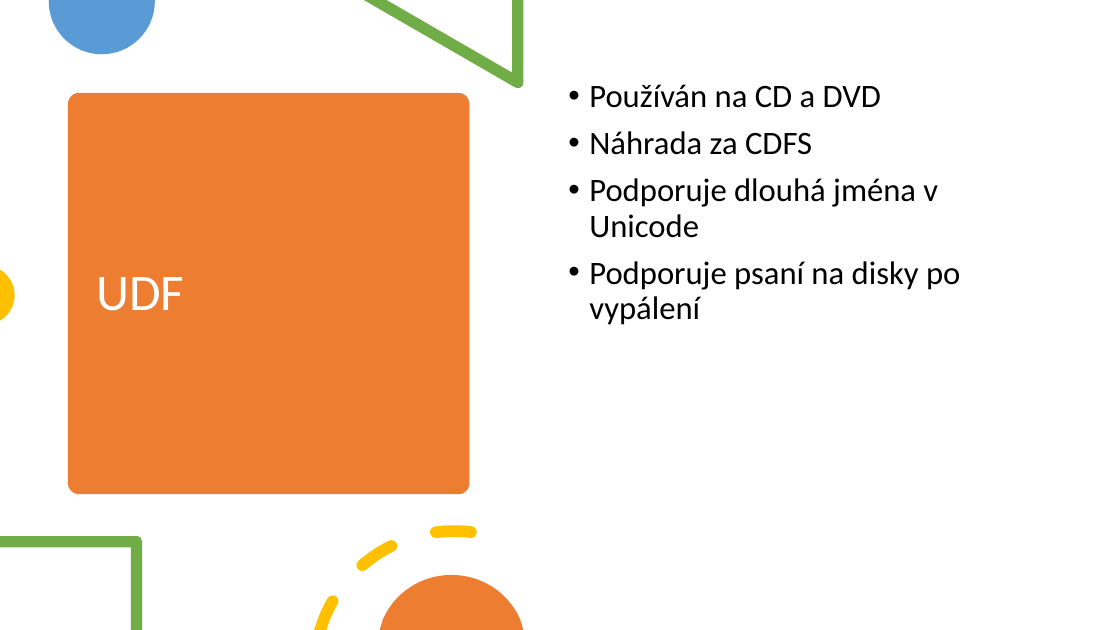
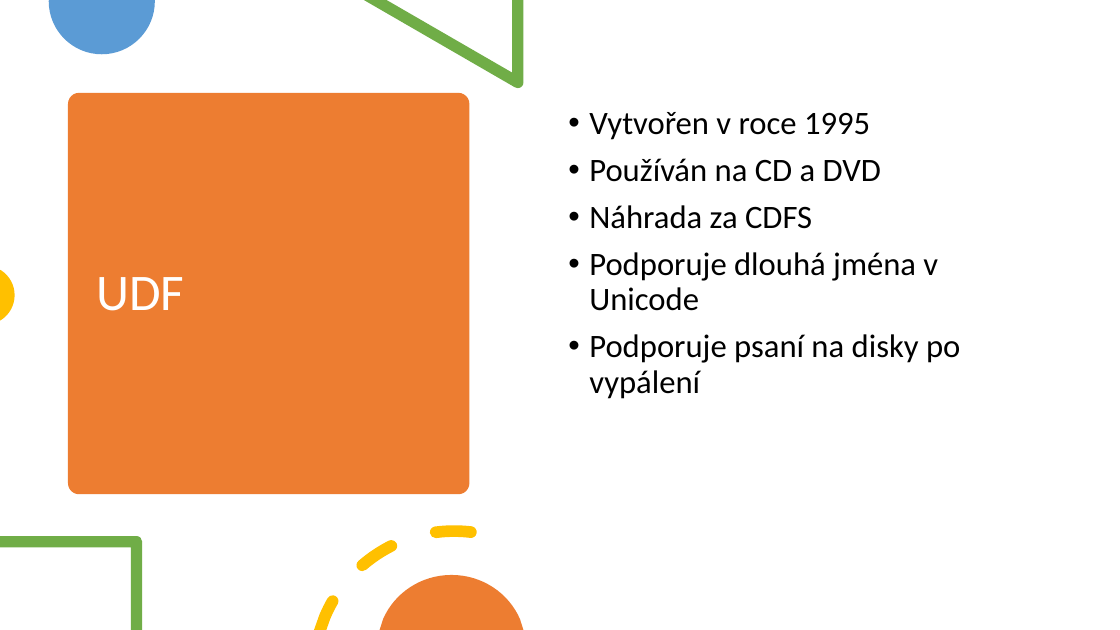
Before and after one commit to horvos/souborovesystemy, a slide deck: slide 10 of horvath.pptx. Drawn at 1120x630 pixels with LibreOffice and Linux fonts; fonts in the diff are those of the drawing. Boxes give left, top, right and bottom in pixels: in the first picture for what was removed or moved away, otherwise in the second. Text is boxed around its words. In the diff, an @@ line names an element or a change of style, - is before the commit and + after.

```diff
--- a/horvath.pptx
+++ b/horvath.pptx
@@ text "Vytvořen v roce 1995": place and size @@
-text "Vytvořen v roce 1995" at (589,84,960,325)
+text "Vytvořen v roce 1995" at (589,112,960,399)
@@ text at (589,112,870,140): paragraph added @@
+• Vytvořen v roce 1995
```
Also in this commit, not shown: 6 other slides changed, 1 other file.
